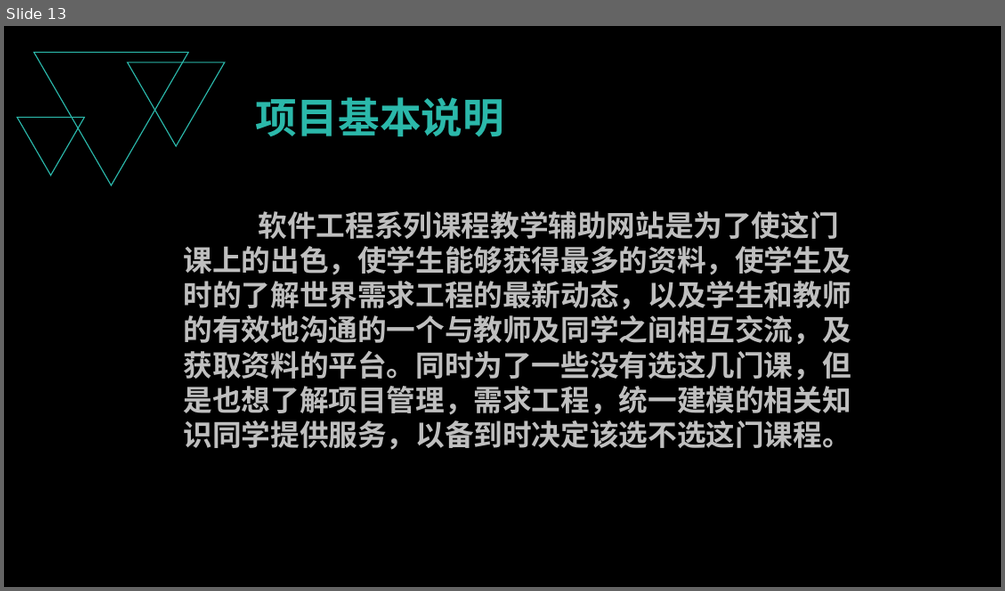
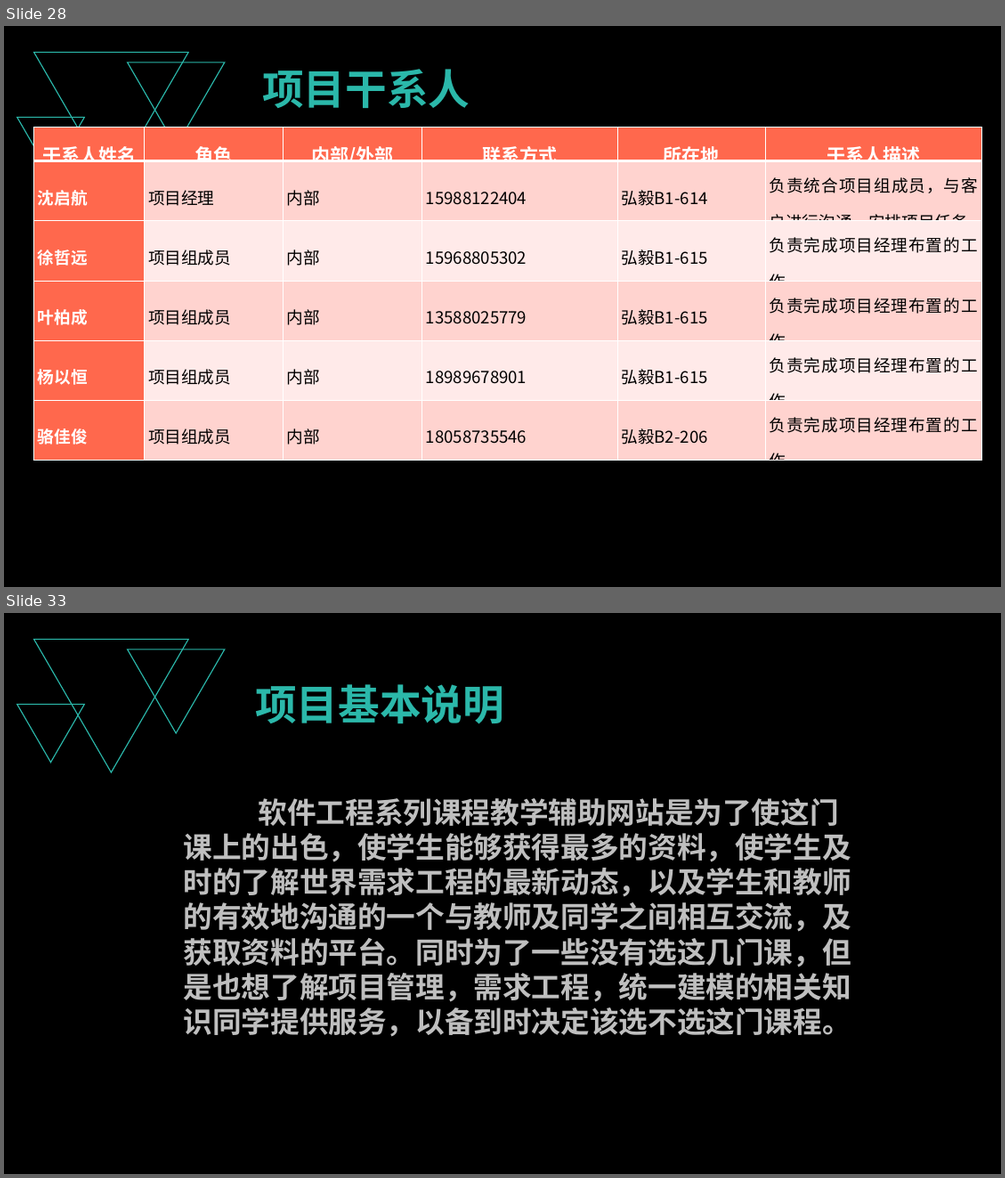
Before and after one commit to PRD2018-G03/PRD2018-G03-SoftwareEngineeringProject, a slide deck: 受控文档/08_其他任务/需求项目工程计划评审PPT/需求项目工程计划评审PPT.pptx. Shown one above the other, each under a label of ours: slide 13 before the commit, slides 28 and 33 after it; the slides between them are not shown. The pictures are 1005x591 and 1005x1178 pixels, drawn with LibreOffice and Linux fonts; fonts in the diff are those of the drawing. Boxes give left, top, right and bottom in pixels: in the first picture for what was removed or moved away, otherwise in the second. Text is boxed around its words. In the diff, an @@ line names an element or a change of style, - is before the commit and + after.

```diff
--- a/受控文档/08_其他任务/需求项目工程计划评审PPT/需求项目工程计划评审PPT.pptx
+++ b/受控文档/08_其他任务/需求项目工程计划评审PPT/需求项目工程计划评审PPT.pptx
@@ slide 28 added at (x1=4, y1=26, x2=1001, y2=587), background #000000 @@
@@ triangle added at (x1=34, y1=52, x2=188, y2=185), outline #2BB8AA 1 pt @@
@@ triangle added at (x1=128, y1=62, x2=225, y2=146), outline #2BB8AA 1 pt @@
@@ text added at (x1=262, y1=69, x2=469, y2=108), 40 pt, text #2BB8AA, bold @@
+项目干系人
@@ triangle added at (x1=17, y1=117, x2=85, y2=176), outline #2BB8AA 1 pt @@
@@ table added at (x1=34, y1=127, x2=982, y2=464), 6 rows, 6 columns @@
+干系人姓名 | 角色 | 内部/外部 | 联系方式 | 所在地 | 干系人描述
+沈启航 | 项目经理 | 内部 | 15988122404 | 弘毅B1-614 | 负责统合项目组成员，与客户进行沟通，安排项目任务
+徐哲远 | 项目组成员 | 内部 | 15968805302 | 弘毅B1-615 | 负责完成项目经理布置的工作
+叶柏成 | 项目组成员 | 内部 | 13588025779 | 弘毅B1-615 | 负责完成项目经理布置的工作
+杨以恒 | 项目组成员 | 内部 | 18989678901 | 弘毅B1-615 | 负责完成项目经理布置的工作
+骆佳俊 | 项目组成员 | 内部 | 18058735546 | 弘毅B2-206 | 负责完成项目经理布置的工作
@@ what was slide 13 is now slide 33 @@
```
Also in this commit, not shown: 22 slides changed, 31 other slides added, 11 slides removed.
